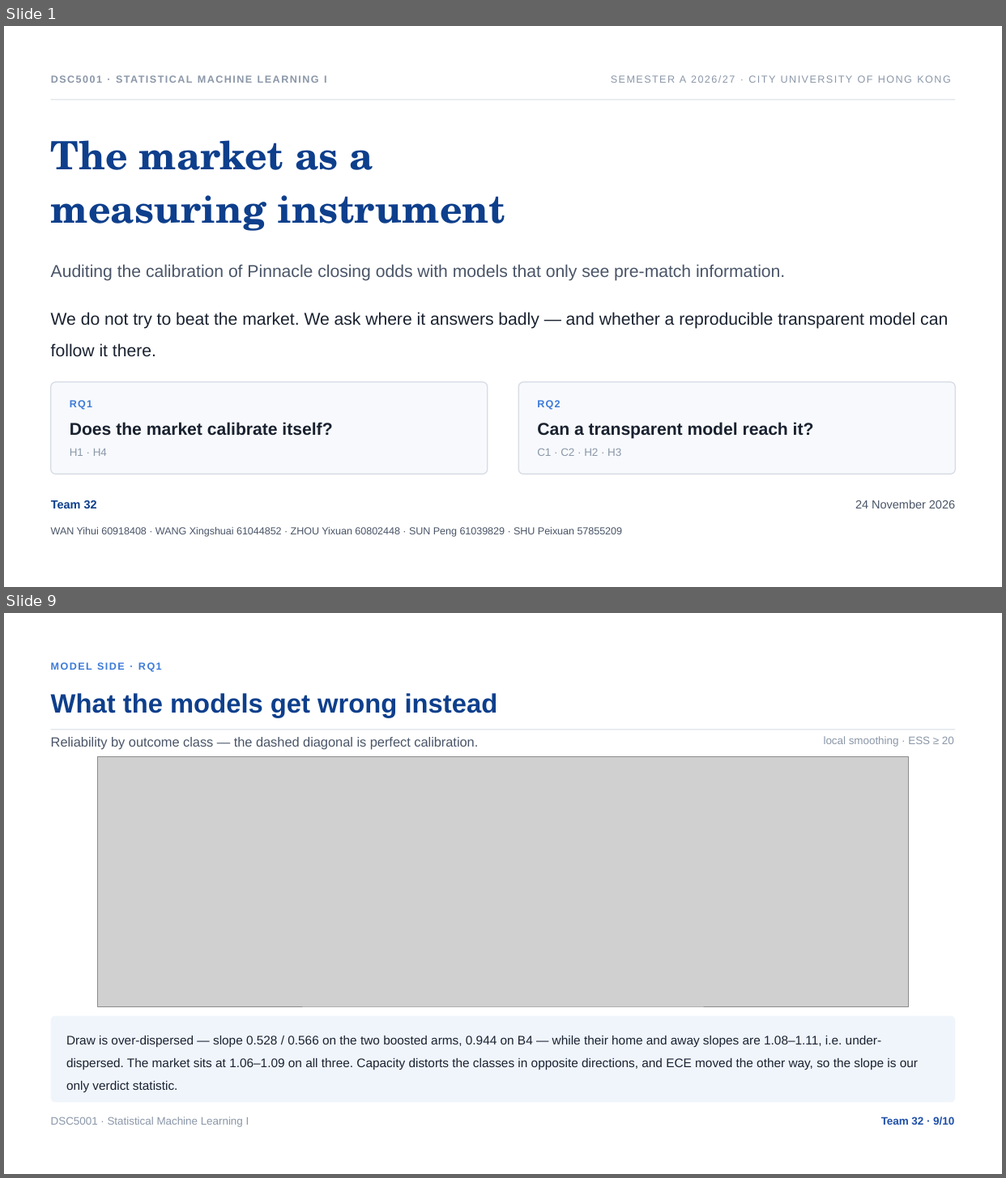
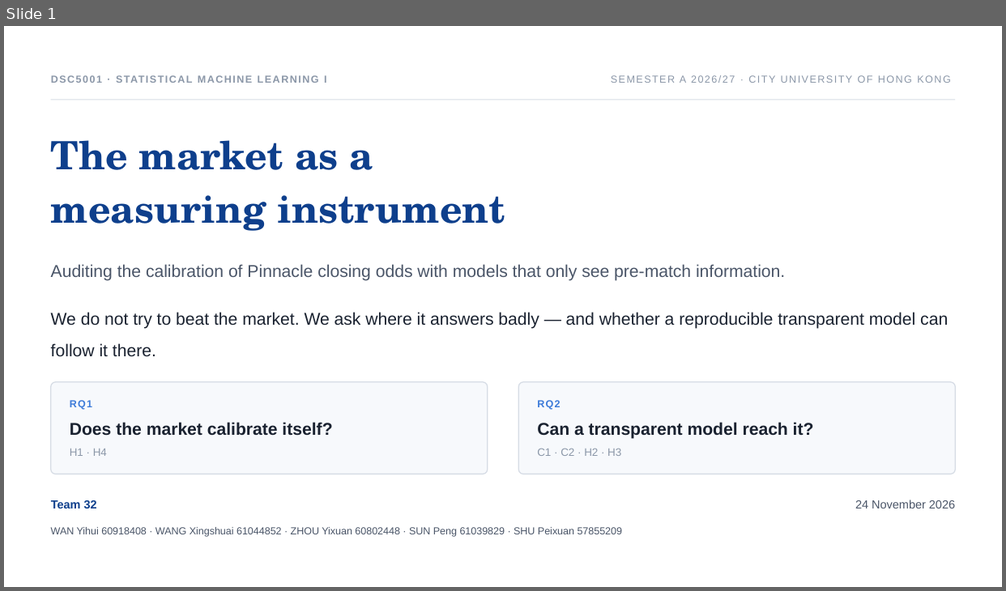
Before and after one commit to XHH-Coco/Football-Calibration, a slide deck: products/slides/Market-Audit/Market-Audit.pptx. Shown one above the other, each under a label of ours: slides 1 and 9 before the commit, slide 1 after it; the slides between them are not shown. The pictures are 1006x1178 and 1006x591 pixels, drawn with LibreOffice and Linux fonts; fonts in the diff are those of the drawing; grey boxes stand for pictures. Boxes give left, top, right and bottom in pixels: in the first picture for what was removed or moved away, otherwise in the second. Text is boxed around its words. In the diff, an @@ line names an element or a change of style, - is before the commit and + after.

```diff
--- a/products/slides/Market-Audit/Market-Audit.pptx
+++ b/products/slides/Market-Audit/Market-Audit.pptx
@@ slide 9 removed at <box>4,613,1002,1174</box>, background #FFFFFF @@
@@ text removed at <box>51,662,162,672</box> @@
-MODEL SIDE · RQ1
@@ text removed at <box>51,693,498,718</box> @@
-What the models get wrong instead
@@ rectangle removed at <box>50,729,955,730</box> @@
@@ text removed at <box>51,737,478,750</box> @@
-Reliability by outcome class — the dashed diagonal is perfect calibration.
@@ picture removed at <box>98,756,908,1007</box> @@
@@ text removed at <box>824,736,954,747</box> @@
-local smoothing · ESS ≥ 20
@@ rounded rectangle removed at <box>50,1016,955,1103</box> @@
@@ text removed at <box>66,1036,918,1093</box> @@
-Draw is over-dispersed — slope 0.528 / 0.566 on the two boosted arms, 0.944 on B4 — while their home and away slopes are 1.08–1.11, i.e. under-dispersed. The market sits at 1.06–1.09 on all three. Capacity distorts the classes in opposite directions, and ECE moved the other way, so the slope is our only verdict statistic.
@@ text removed at <box>51,1117,249,1127</box> @@
-DSC5001 · Statistical Machine Learning I
@@ text removed at <box>881,1117,954,1126</box> @@
-Team 32 · 9/10
```
Also in this commit, not shown: 8 slides changed, 1 slide added, 48 other files.
